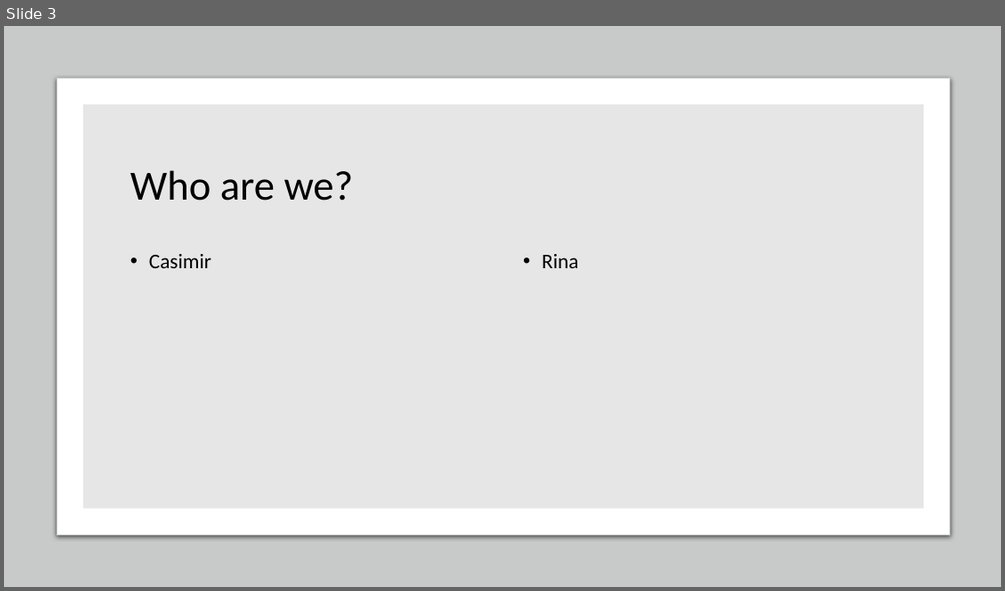
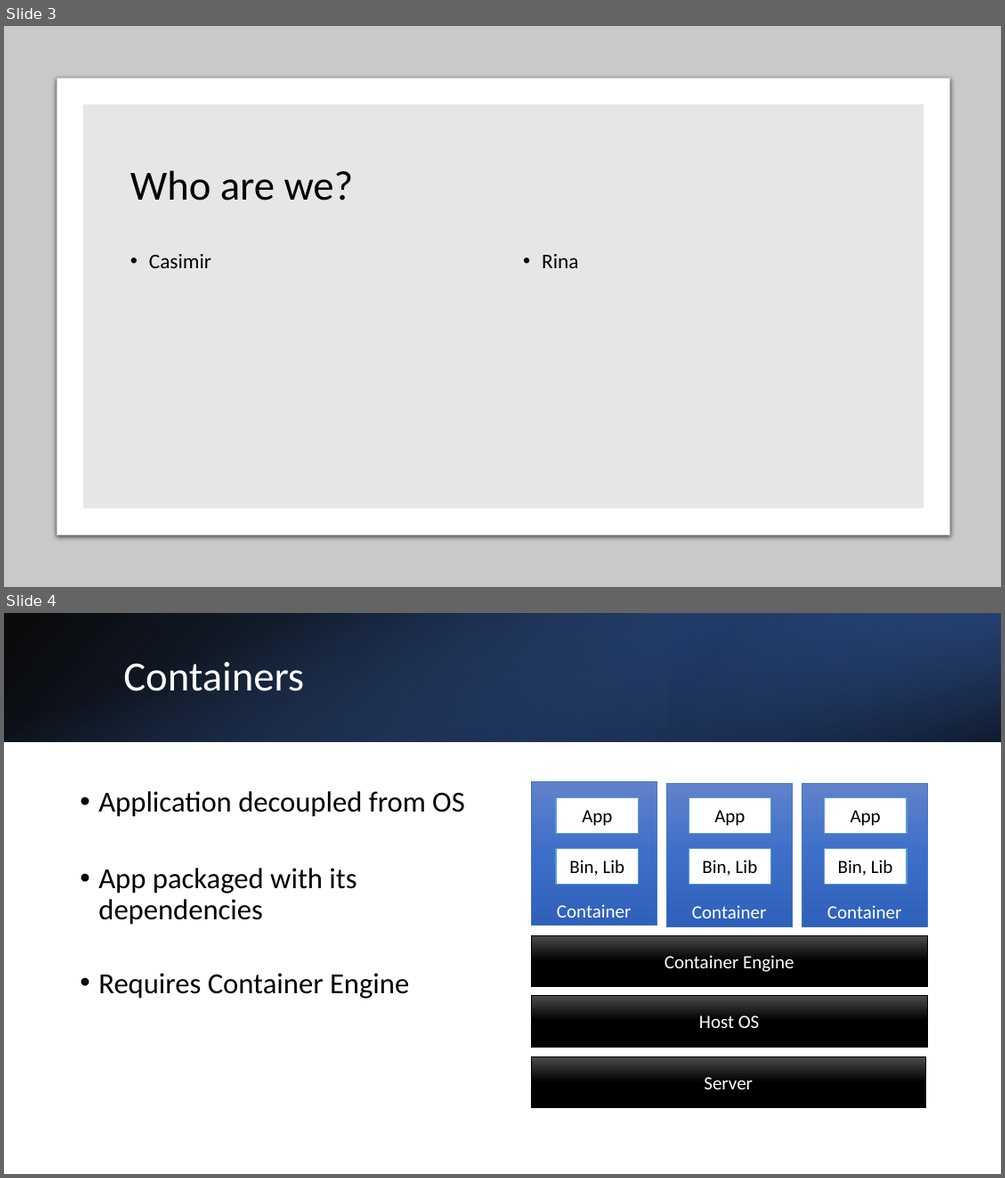
Before and after one commit to casimiri/k8stech, a slide deck: slides/Introduction to Kubernetes.pptx. Shown one above the other, each under a label of ours: slide 3 before the commit, slides 3 and 4 after it. The pictures are 1005x591 and 1005x1178 pixels, drawn with LibreOffice and Linux fonts; fonts in the diff are those of the drawing. Boxes give left, top, right and bottom in pixels: in the first picture for what was removed or moved away, otherwise in the second. Text is boxed around its words. In the diff, an @@ line names an element or a change of style, - is before the commit and + after.

Commit message:
Added container slides

```diff
--- a/slides/Introduction to Kubernetes.pptx
+++ b/slides/Introduction to Kubernetes.pptx
@@ slide 4 added at bbox=[4, 613, 1001, 1174], background #FFFFFF @@
@@ rectangle added at bbox=[4, 613, 1001, 742], fill gradient #000000 to #2F5597 @@
@@ rectangle added at bbox=[4, 613, 1001, 742], fill gradient #4472C4 to #000000 @@
@@ rectangle added at bbox=[669, 613, 1001, 742], fill gradient #203864 to #4472C4 @@
@@ title added at bbox=[123, 662, 304, 691], 40 pt, text #FFFFFF @@
+Containers
@@ text added at bbox=[98, 791, 465, 998], 28 pt, text #000000 @@
+• Application decoupled from OS
+• App packaged with its dependencies
+• Requires Container Engine
@@ rectangle added at bbox=[531, 782, 656, 925], fill gradient #6183CB to #3E70CA to #3062BB, outline #4472C4 0.5 pt, 18 pt, text #FFFFFF @@
+Container
@@ rectangle added at bbox=[556, 798, 638, 834], fill #FFFFFF, outline #5B9BD5 1 pt, 18 pt, text #000000 @@
+App
@@ rectangle added at bbox=[666, 783, 792, 926], fill gradient #6183CB to #3E70CA to #3062BB, outline #4472C4 0.5 pt, 18 pt, text #FFFFFF @@
+Container
@@ rectangle added at bbox=[689, 798, 771, 834], fill #FFFFFF, outline #5B9BD5 1 pt, 18 pt, text #000000 @@
+App
@@ rectangle added at bbox=[802, 783, 927, 926], fill gradient #6183CB to #3E70CA to #3062BB, outline #4472C4 0.5 pt, 18 pt, text #FFFFFF @@
+Container
@@ rectangle added at bbox=[825, 798, 906, 834], fill #FFFFFF, outline #5B9BD5 1 pt, 18 pt, text #000000 @@
+App
@@ rectangle added at bbox=[556, 849, 638, 884], fill #FFFFFF, outline #5B9BD5 1 pt, 18 pt, text #000000 @@
+Bin, Lib
@@ rectangle added at bbox=[689, 849, 771, 884], fill #FFFFFF, outline #5B9BD5 1 pt, 18 pt, text #000000 @@
+Bin, Lib
@@ rectangle added at bbox=[825, 849, 906, 884], fill #FFFFFF, outline #5B9BD5 1 pt, 18 pt, text #000000 @@
+Bin, Lib
@@ rectangle added at bbox=[531, 935, 927, 986], fill gradient #4B4B4B to #000000, outline #000000 0.5 pt, 18 pt, text #FFFFFF @@
+Container Engine
@@ rectangle added at bbox=[531, 995, 927, 1046], fill gradient #4B4B4B to #000000, outline #000000 0.5 pt, 18 pt, text #FFFFFF @@
+Host OS
@@ rectangle added at bbox=[531, 1056, 925, 1107], fill gradient #4B4B4B to #000000, outline #000000 0.5 pt, 18 pt, text #FFFFFF @@
+Server
```
Also in this commit, not shown: 2 slides changed, 1 slide removed.
